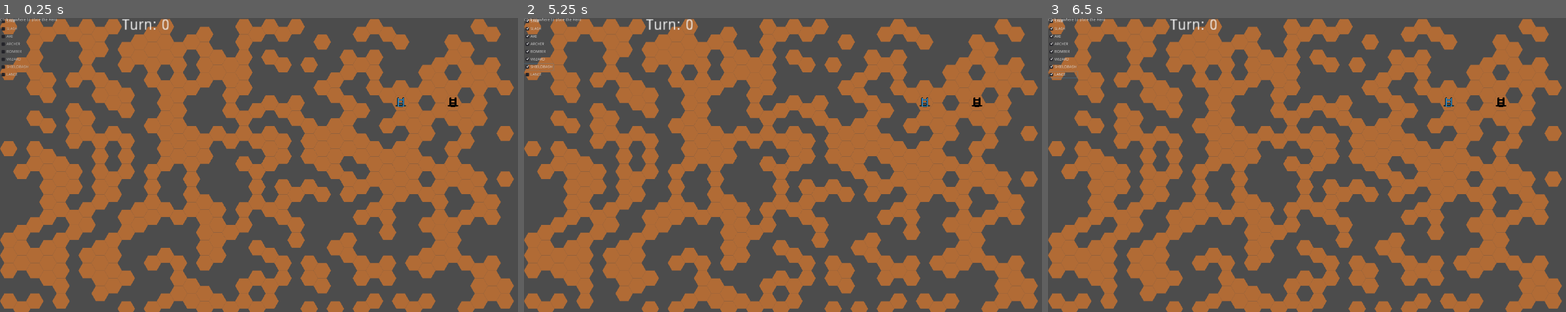
Above: before the commit, frames 1-3 (left to right).
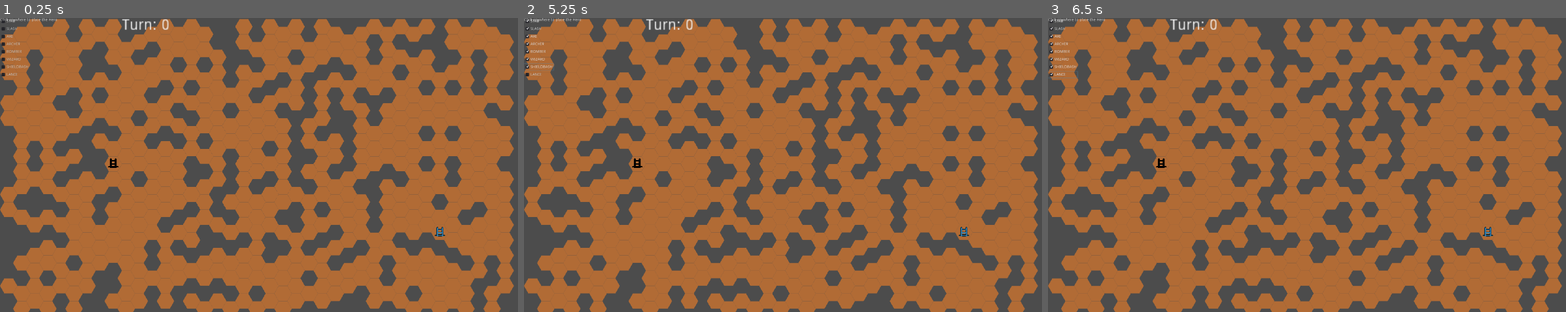
Above: after the commit, the same moments.

Repository: ra314/psiloi
Game: Godot game, scene res://Scenes/Main.tscn
Same seed, same stepped clock (60 frames per second), same inputs: the game is played once before the commit and once after it.
Inputs:
- Up to frame 1 (0.25 s): no input
- Up to frame 2 (5.25 s): click "STAB" at 0.5 s; click "SLASH" at 1.25 s; click "AXE" at 2 s; click "ARCHER" at 2.75 s; click "BOMBER" at 3.5 s; click "WIZARD" at 4.25 s; click "SHIELDBASH" at 5 s
- Up to frame 3 (6.5 s): click "LANCE" at 5.75 s

The runs differ from the first frame. In frame 1, 50% of the frame differs, in the area x 0-100%, y 0-100%; in frame 2, 50%; in frame 3, 50%.

Commit message:
Added a method of generating a level through ablation.

Diff:
--- a/Scripts/Auto.gd
+++ b/Scripts/Auto.gd
@@ -29,3 +29,6 @@
 func add_childv2(x, y):
 	x.add_child(y)
 	return y
+
+func random_int_vector(x_lim: int, y_lim: int):
+	return Vector2(randi()%x_lim, randi()%y_lim)
--- a/Scripts/LevelGenerator.gd
+++ b/Scripts/LevelGenerator.gd
@@ -7,9 +7,9 @@
 	var noise = OpenSimplexNoise.new()
 	randomize()
 	noise.seed = randi()
-	noise.octaves = 4
-	noise.period = 2
-	noise.persistence = 0.8
+	noise.octaves = 6
+	noise.period = 15
+	noise.persistence = 0.5
 	return noise
 
 static func get_2d_noise_array(noise: OpenSimplexNoise, size: Vector2) -> Array:
@@ -49,8 +49,31 @@
 	var normalized_level = normalize_level(two_d_noise_array)
 	return cast_and_round_level_to_ints(normalized_level)
 
-static func apply_random_level_to_tilemap(tilemap: TileMap) -> void:
-	var procedural_level = generate_level()
-	for i in range(len(procedural_level)):
-		for j in range(len(procedural_level[0])):
-			tilemap.set_cell(i, j, procedural_level[i][j])
+const ABLATION_FACTOR := 0.3
+static func generate_level_through_ablation() -> Array:
+	var level = []
+	# Generation of a blank level full of land
+	for i in range(LEVEL_SIZE.x):
+		level.append([])
+		for j in range(LEVEL_SIZE.y):
+			level[i].append(1)
+	# Ablation
+	var num_tiles_to_remove = int(ABLATION_FACTOR * (LEVEL_SIZE.x * LEVEL_SIZE.y))
+	var removed_tiles = HashSet.neww([])
+	while num_tiles_to_remove != 0:
+		var pos: Vector2
+		while true:
+			pos = AUTO.random_int_vector(LEVEL_SIZE.x, LEVEL_SIZE.y)
+			if pos in removed_tiles:
+				continue
+			else:
+				HashSet.add(removed_tiles, pos)
+				break
+		level[pos.x][pos.y] = 0
+		num_tiles_to_remove -= 1
+	return level
+
+static func apply_random_level_to_tilemap(level_array: Array, tilemap: TileMap) -> void:
+	for i in range(len(level_array)):
+		for j in range(len(level_array[0])):
+			tilemap.set_cell(i, j, level_array[i][j])
--- a/Scripts/Main.gd
+++ b/Scripts/Main.gd
@@ -16,7 +16,7 @@
 	#create_valid_procedural_level()
 	#static_initialize_units()
 
-	LevelGenerator.apply_random_level_to_tilemap($TileMap)
+	create_valid_dynamic_procedural_level()
 	yield(dynamic_initialize_units(), "completed")
 
 	AUTO.players_set.keys()[0].can_move = true
@@ -62,8 +62,7 @@
 	var count = 0
 	var curr_pos = Vector2(-1,-1)
 	while $TileMap.get_cellv(curr_pos) in AUTO.BLOCKING_TILES:
-		curr_pos = Vector2(randi()%(int(LevelGenerator.LEVEL_SIZE.x)), \
-							randi()%(int(LevelGenerator.LEVEL_SIZE.y)))
+		curr_pos = AUTO.random_int_vector(LevelGenerator.LEVEL_SIZE.x, LevelGenerator.LEVEL_SIZE.y)
 		count += 1
 		assert(count < SEARCH_LIMIT)
 	return curr_pos
@@ -80,22 +79,54 @@
 	AUTO.all_units = [player, enemy1, enemy2]
 	LADDER.instance().position = $TileMap.map_to_world(EXIT_POS)
 
-func create_valid_procedural_level() -> void:
+const LEVEL_RETRY_LIMIT = 100
+
+func create_valid_dynamic_procedural_level() -> void:
 	var num_tries = 0
-	assert(LevelGenerator.LEVEL_SIZE.x > EXIT_POS.x)
-	assert(LevelGenerator.LEVEL_SIZE.y > EXIT_POS.y)
-	LevelGenerator.apply_random_level_to_tilemap($TileMap)
+	while(true):
+		var level_array = LevelGenerator.generate_level_through_ablation()
+		LevelGenerator.apply_random_level_to_tilemap(level_array, $TileMap)
+		if validate_level_has_no_islands($TileMap):
+			break
+		num_tries += 1
+		if num_tries > LEVEL_RETRY_LIMIT:
+			break
+		#assert(num_tries < LEVEL_RETRY_LIMIT)
+	print("num_tries to generate level:" + str(num_tries))
+
+func validate_level_has_no_islands(tilemap: CustomTileMap) -> bool:
+	var land_tiles_set = HashSet.neww([])
+	for x in range(LevelGenerator.LEVEL_SIZE.x):
+		for y in range(LevelGenerator.LEVEL_SIZE.y):
+			var pos = Vector2(x,y)
+			if !($TileMap.get_cellv(pos) in AUTO.BLOCKING_TILES):
+				HashSet.add(land_tiles_set, pos)
+	assert(len(land_tiles_set)!=0)
+	var bfs_explored_tiles_set = HashSet.neww([])
+	var curr_len_explored = 0
+	while curr_len_explored != len(bfs_explored_tiles_set):
+		for tile in bfs_explored_tiles_set:
+			for adjacent_tile in NAVIGATOR.get_surrounding_tiles(tile):
+				HashSet.add(bfs_explored_tiles_set, adjacent_tile)
+	var intersection = HashSet.intersection(land_tiles_set, bfs_explored_tiles_set)
+	return len(intersection) == len(land_tiles_set)
+
+func create_valid_static_procedural_level() -> void:
+	var num_tries = 0
+	var level_array = LevelGenerator.generate_level()
+	LevelGenerator.apply_random_level_to_tilemap(level_array, $TileMap)
 	var path = NAVIGATOR.bfs_path(ENTRY_POS, EXIT_POS, $TileMap)
 	while(path == []):
-		LevelGenerator.apply_random_level_to_tilemap($TileMap)
+		level_array = LevelGenerator.generate_level()
+		LevelGenerator.apply_random_level_to_tilemap(level_array, $TileMap)
 		path = NAVIGATOR.bfs_path(ENTRY_POS, EXIT_POS, $TileMap)
-		num_tries += 1
 		if $TileMap.get_cellv(ENEMY_SPAWN_POS1) in AUTO.BLOCKING_TILES:
 			path = []
 		if $TileMap.get_cellv(ENEMY_SPAWN_POS2) in AUTO.BLOCKING_TILES:
 			path = []
-	print("num_tries " + str(num_tries))
-	$TileMap.highlight_path(path)
+		num_tries += 1
+		assert(num_tries < LEVEL_RETRY_LIMIT)
+	print("num_tries to generate level:" + str(num_tries))
 
 const UI_LOCATION = Vector2(100,220)
 signal mouse_click(grid_pos, curr_selected_unit)
